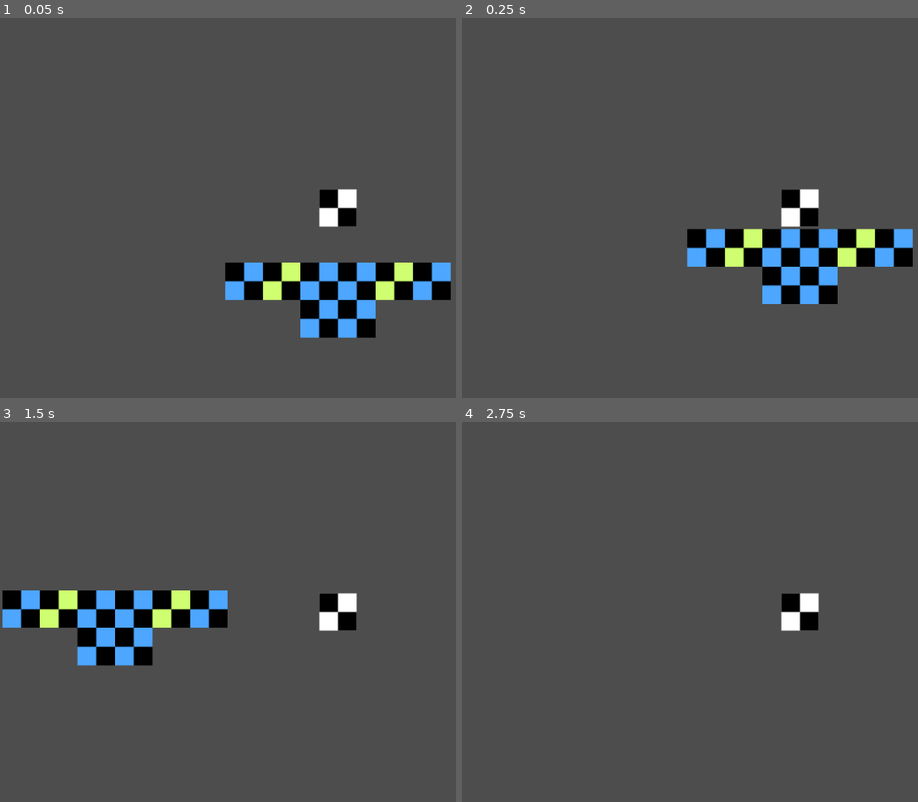
Above: before the commit, frames 1-4 (two rows, left to right).
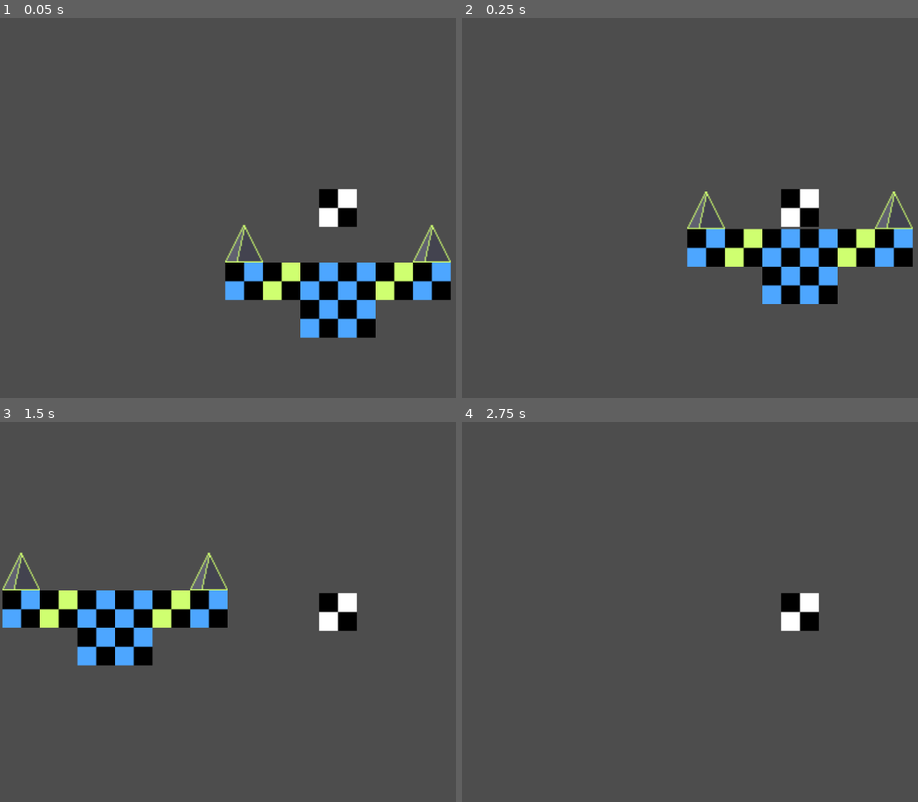
Above: after the commit, the same moments.

Repository: markuslool/school-project
Game: Godot game, scene res://node_2d.tscn
Two runs of this game, one before a commit and one after it. Both use one fixed random seed, a clock stepped at 60 frames per second and the inputs below.
Inputs:
- Up to frame 1 (0.05 s): no input
- Up to frame 2 (0.25 s): no input
- Up to frame 3 (1.5 s): tap Enter (ui_accept) at 0.5, 0.77 s; hold Right (ui_right) from 0.53 s (still down)
- Up to frame 4 (2.75 s): tap Enter (ui_accept) at 1.52 s; release Right (ui_right) at 2.03 s; hold Left (ui_left) from 2.03 s (still down)

The runs differ from the first frame. In frame 1, 0.6% of the frame differs, in the area x 49-99%, y 44-65%; in frame 2, 0.6%, in the area x 49-99%, y 44-56%; in frame 3, 0.6%; in frame 4, less than 0.1%.

Commit message:
beta_0.3

Diff:
--- a/Game/galaxy-jumper/Resorses/tileMapAssets.tres
+++ b/Game/galaxy-jumper/Level/Resorses/tileMapGround.tres
@@ -1,6 +1,6 @@
 [gd_resource type="TileSet" load_steps=3 format=3 uid="uid://kdgjgut7f0pl"]
 
-[ext_resource type="Texture2D" uid="uid://167nj7l4aroo" path="res://Resorses/tileAssets.png" id="1_k305u"]
+[ext_resource type="Texture2D" uid="uid://167nj7l4aroo" path="res://Level/spriteLists/tileAssets.png" id="1_k305u"]
 
 [sub_resource type="TileSetAtlasSource" id="TileSetAtlasSource_k305u"]
 texture = ExtResource("1_k305u")
--- /dev/null
+++ b/Game/galaxy-jumper/Level/Resorses/tileMapSpikes.tres
@@ -0,0 +1,14 @@
+[gd_resource type="TileSet" load_steps=3 format=3 uid="uid://chujx87dp0vla"]
+
+[ext_resource type="Texture2D" uid="uid://clwt5rp5cetj5" path="res://Level/spriteLists/Spikes.png" id="1_k664a"]
+
+[sub_resource type="TileSetAtlasSource" id="TileSetAtlasSource_h5qvf"]
+texture = ExtResource("1_k664a")
+texture_region_size = Vector2i(32, 32)
+0:0/0 = 0
+0:0/0/physics_layer_0/polygon_0/points = PackedVector2Array(-16, 16, -0.31863022, -16, 16, 16)
+
+[resource]
+tile_size = Vector2i(32, 32)
+physics_layer_0/collision_layer = 1
+sources/1 = SubResource("TileSetAtlasSource_h5qvf")
--- a/Game/galaxy-jumper/preFabs/static_body_2d.tscn
+++ b/Game/galaxy-jumper/Level/preFabs/static_body_2d.tscn
@@ -1,7 +1,7 @@
 [gd_scene load_steps=3 format=3 uid="uid://ca5plqlu0mwj1"]
 
-[ext_resource type="Shape2D" uid="uid://dx5kbmsis65i0" path="res://Resorses/new_rectangle_shape_2d.tres" id="1_6r25u"]
-[ext_resource type="Texture2D" uid="uid://cgkknh4jde7ld" path="res://Resorses/betaTexture.png" id="2_f2bph"]
+[ext_resource type="Shape2D" uid="uid://dx5kbmsis65i0" path="res://Level/Resorses/new_rectangle_shape_2d.tres" id="1_6r25u"]
+[ext_resource type="Texture2D" path="res://Resorses/betaTexture.png" id="2_f2bph"]
 
 [node name="Box" type="StaticBody2D"]
 
--- a/Game/galaxy-jumper/node_2d.tscn
+++ b/Game/galaxy-jumper/node_2d.tscn
@@ -1,17 +1,22 @@
-[gd_scene load_steps=5 format=4 uid="uid://c65h3on8d3uw"]
+[gd_scene load_steps=6 format=4 uid="uid://c65h3on8d3uw"]
 
-[ext_resource type="TileSet" uid="uid://kdgjgut7f0pl" path="res://Resorses/tileMapAssets.tres" id="1_0hol4"]
-[ext_resource type="Shape2D" uid="uid://dx5kbmsis65i0" path="res://Resorses/new_rectangle_shape_2d.tres" id="2_0hol4"]
-[ext_resource type="Script" uid="uid://csp22yx0y1w6v" path="res://Sripts/playerController.gd" id="2_q6r6c"]
-[ext_resource type="Texture2D" uid="uid://5u05f64uuq8o" path="res://Resorses/player.png" id="3_q6r6c"]
+[ext_resource type="TileSet" uid="uid://kdgjgut7f0pl" path="res://Level/Resorses/tileMapGround.tres" id="1_0hol4"]
+[ext_resource type="Shape2D" uid="uid://dx5kbmsis65i0" path="res://Level/Resorses/new_rectangle_shape_2d.tres" id="2_0hol4"]
+[ext_resource type="TileSet" uid="uid://chujx87dp0vla" path="res://Level/Resorses/tileMapSpikes.tres" id="2_kdubu"]
+[ext_resource type="Script" uid="uid://csp22yx0y1w6v" path="res://Level/Sripts/playerController.gd" id="2_q6r6c"]
+[ext_resource type="Texture2D" uid="uid://5u05f64uuq8o" path="res://Level/spriteLists/player.png" id="3_q6r6c"]
 
 [node name="Node2D" type="Node2D"]
 
 [node name="Level" type="Node" parent="."]
 
-[node name="TileMapLayer" type="TileMapLayer" parent="Level"]
+[node name="Ground" type="TileMapLayer" parent="Level"]
 tile_map_data = PackedByteArray("AAD9/wAAAQAAAAAAAAACAAAAAQAAAAAAAAABAAAAAQAAAAEAAAD+/wAAAQAAAAEAAAD//wEAAQAAAAAAAAD//wAAAQAAAAAAAAAAAAEAAQAAAAAAAAAAAAAAAQAAAAAAAAA=")
 tile_set = ExtResource("1_0hol4")
+
+[node name="Spikes" type="TileMapLayer" parent="Level"]
+tile_map_data = PackedByteArray("AAACAP//AQAAAAAAAAD9////AQAAAAAAAAA=")
+tile_set = ExtResource("2_kdubu")
 
 [node name="Player" type="CharacterBody2D" parent="."]
 position = Vector2(0, -48)
@@ -23,18 +28,5 @@
 [node name="CollisionShape2D" type="CollisionShape2D" parent="Player"]
 shape = ExtResource("2_0hol4")
 
-[node name="TextureRect" type="TextureRect" parent="Player"]
-offset_left = -16.0
-offset_top = -16.0
-offset_right = 16.0
-offset_bottom = 16.0
+[node name="Sprite2D" type="Sprite2D" parent="Player"]
 texture = ExtResource("3_q6r6c")
-stretch_mode = 1
-
-[node name="Area2D" type="Area2D" parent="."]
-position = Vector2(48, -48)
-
-[node name="CollisionShape2D" type="CollisionShape2D" parent="Area2D"]
-shape = ExtResource("2_0hol4")
-
-[node name="Sprite2D" type="Sprite2D" parent="Area2D"]
Renamed: Game/galaxy-jumper/Resorses/new_rectangle_shape_2d.tres -> Game/galaxy-jumper/Level/Resorses/new_rectangle_shape_2d.tres
Renamed: Game/galaxy-jumper/Sripts/playerController.gd -> Game/galaxy-jumper/Level/Sripts/playerController.gd
Renamed: Game/galaxy-jumper/Sripts/playerController.gd.uid -> Game/galaxy-jumper/Level/Sripts/playerController.gd.uid
Binary file added: Game/galaxy-jumper/Level/spriteLists/Spikes.png
Not shown, changed: Game/galaxy-jumper/Level/spriteLists/Spikes.png.import
Renamed: Game/galaxy-jumper/Resorses/player.png -> Game/galaxy-jumper/Level/spriteLists/player.png
Not shown, added: Game/galaxy-jumper/Level/spriteLists/player.png.import
Renamed: Game/galaxy-jumper/Resorses/tileAssets.png -> Game/galaxy-jumper/Level/spriteLists/tileAssets.png
Not shown, changed: Game/galaxy-jumper/Level/spriteLists/tileAssets.png.import
